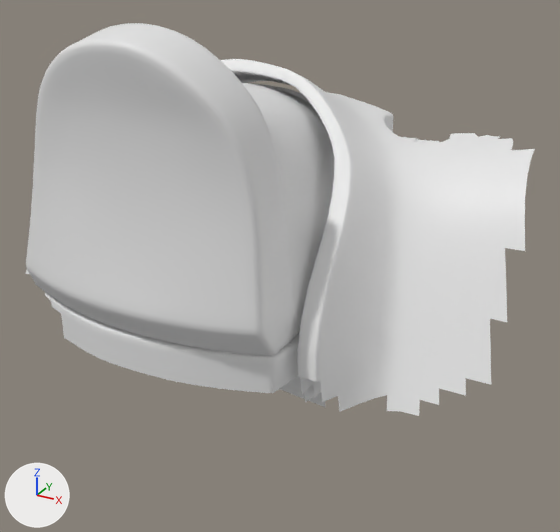
Renders of the OBJ model PadForge.App/3DModels/DS4/JetBlack/Shoulder-Left-Trigger.obj from each side of a commit.
Before and after are seen from a 50 mm camera at (-23.6, -60.7, 27.7) aimed at (-46.8, -18.4, 6.5). The lights are fixed; the arrows at lower left show +X, +Y and +Z. The picture after the commit comes second. Where no turn or scale is listed for an object, it has been applied to the vertices.

The first picture shows 'Shoulder-Left-Trigger'.
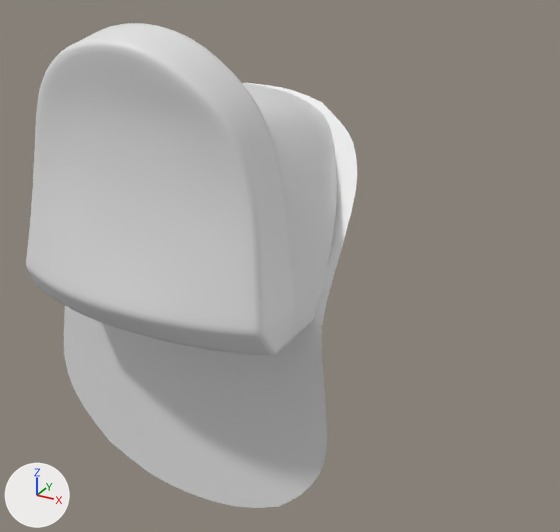
Boxes (x1, y1, x2, y2) around the edits, measured in the pictures (560 x 532 px):
'Shoulder-Left-Trigger', reshaped (35% narrower, 23% taller): before (26, 23, 535, 416); after (26, 23, 357, 508)
part 1 of me_shoulder_left_trigger, deleted: before (26, 59, 535, 416)
part 2 of me_shoulder_left_trigger, deleted (mostly hidden): before (402, 137, 439, 143)
part 3 of me_shoulder_left_trigger, deleted: before (45, 292, 314, 402)
part 4 of me_shoulder_left_trigger, added: after (64, 306, 327, 508)

The edits, one by one:
me_shoulder_left_trigger is used by ob_shoulder_left_trigger; location (0.0, 0.0, 0.0).
me_shoulder_left_trigger had 3172 vertices, 2961 faces and spanned x -63.2..-31.3, y -30.3..-8.0, z -0.4..22.9.
me_shoulder_left_trigger now has 1498 vertices, 1434 faces and spans x -63.4..-40.9, y -30.3..-11.7, z -11.6..22.9.
me_shoulder_left_trigger part 1: the loose piece of 920 vertices spanning x -63.2..-31.3, y -26.2..-8.0, z 0.3..19.3 is deleted.
me_shoulder_left_trigger part 2: the loose piece of 671 vertices spanning x -43.0..-38.7, y -11.9..-8.5, z 13.1..13.8 is deleted.
me_shoulder_left_trigger part 3: the loose piece of 177 vertices spanning x -62.2..-41.3, y -29.3..-21.9, z 0.7..5.3 is deleted.
Part 4, on me_shoulder_left_trigger:
73 vertices are added at x -63.4..-40.9, y -22.9, z -11.6..0.3.
8 new vertices lie (3.3, 0.0, -0.3) away from vertices in x -62.1..-48.0, y -22.9, z -7.1..0.0.
72 new faces join them.
Other edits to the shape of me_shoulder_left_trigger do not show in these pictures.
